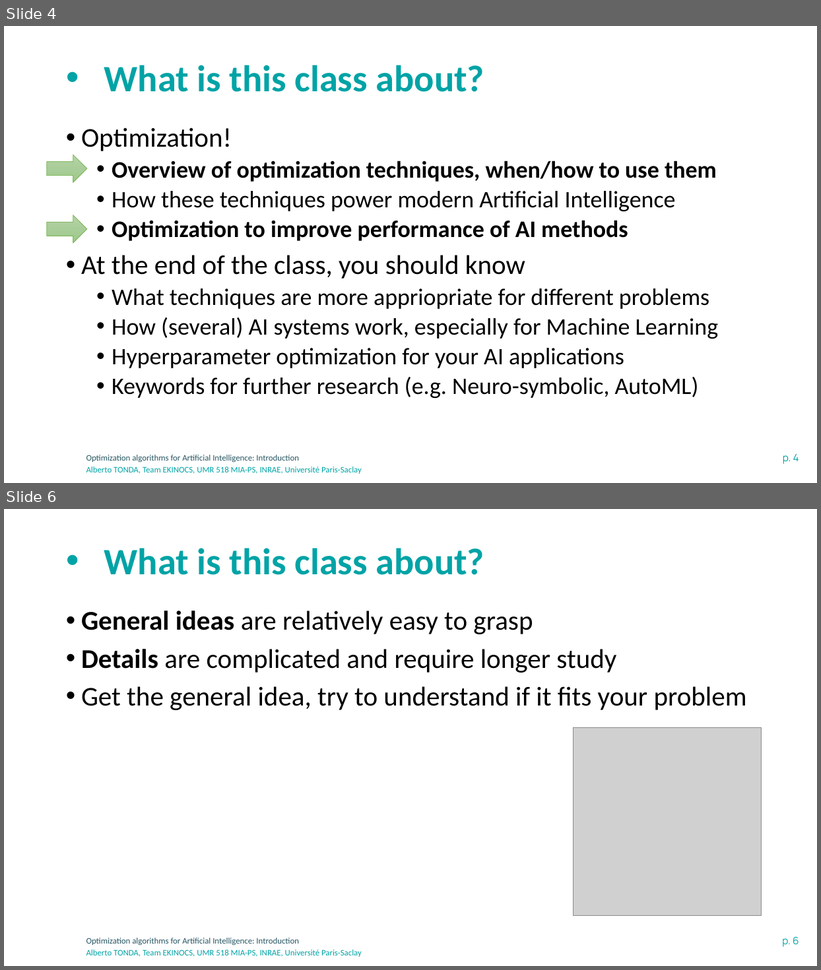
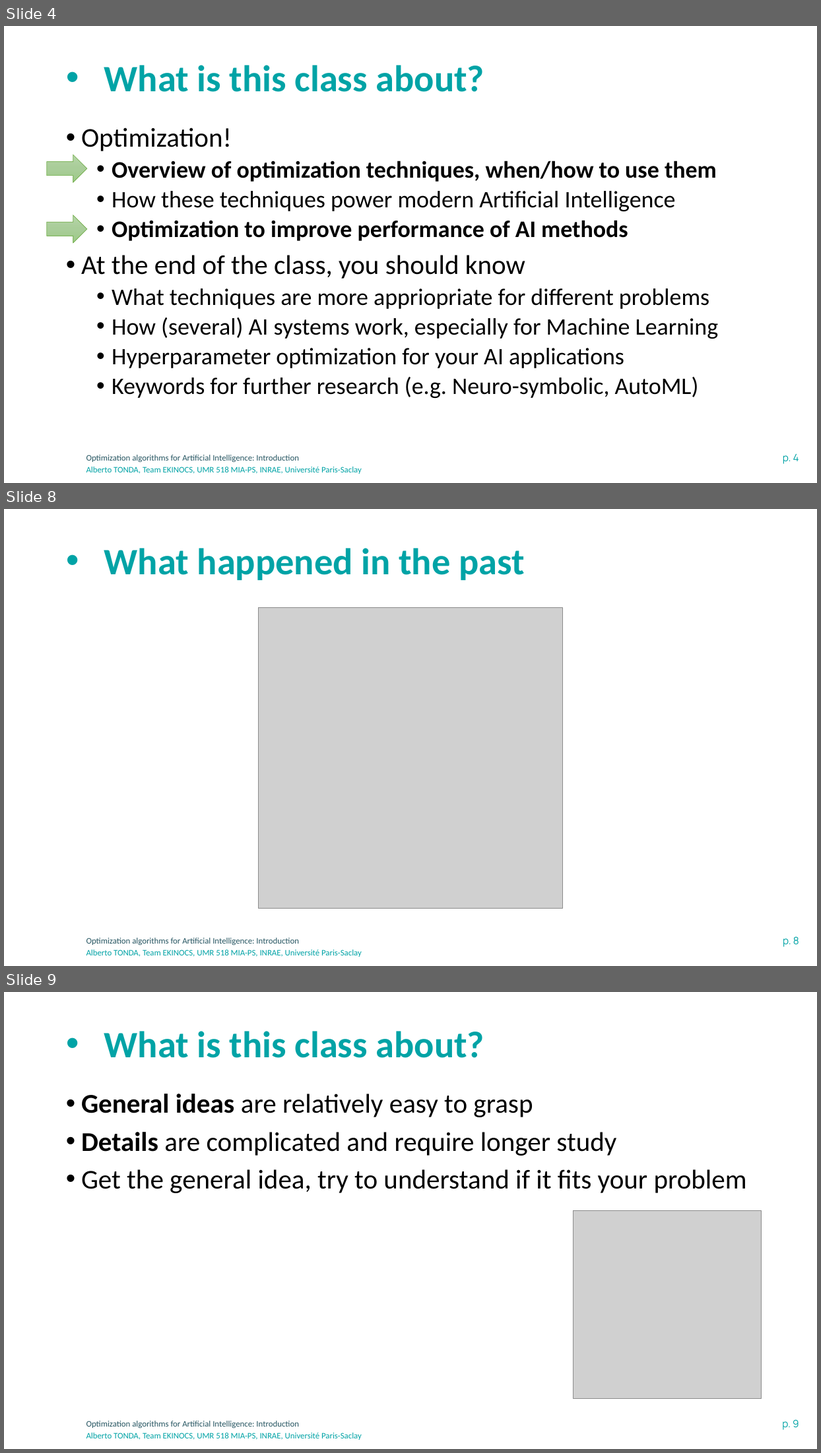
Before and after one commit to albertotonda/teaching, a slide deck: optimization-methods-for-artificial-intelligence/introduction.pptx. Shown one above the other, each under a label of ours: slides 4 and 6 before the commit, slides 4, 8 and 9 after it; the slides between them are not shown. The pictures are 821x970 and 821x1453 pixels, drawn with LibreOffice and Linux fonts; fonts in the diff are those of the drawing; grey boxes stand for pictures; background and template pictures are left out. Boxes give left, top, right and bottom in pixels: in the first picture for what was removed or moved away, otherwise in the second. Text is boxed around its words. In the diff, an @@ line names an element or a change of style, - is before the commit and + after.

```diff
--- a/optimization-methods-for-artificial-intelligence/introduction.pptx
+++ b/optimization-methods-for-artificial-intelligence/introduction.pptx
@@ slide 8 added at [4,509,817,966], background #FFFFFF; not listed: 3 template elements that a slide beside it also shows @@
@@ title added at [104,548,525,580], 44 pt, text #00A3A6, bold @@
+• What happened in the past
@@ picture added at [259,608,563,909] @@
@@ what was slide 6 is now slide 9 @@
@@ page number at [782,1420,799,1430]: text changed @@
-p. 6
+p. 9
```
Also in this commit, not shown: 6 slides changed, 5 other slides added, 9 other files.
